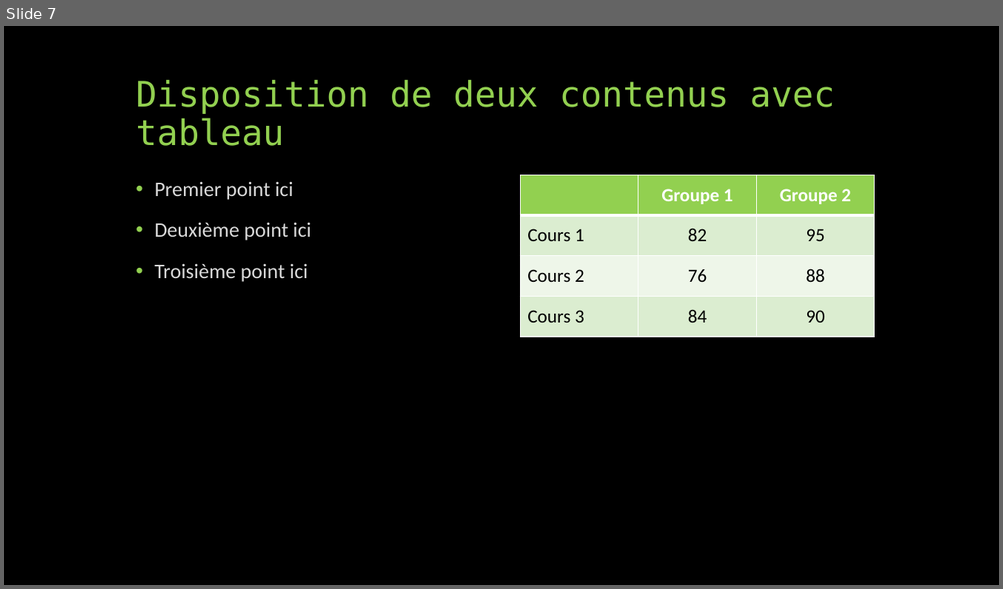
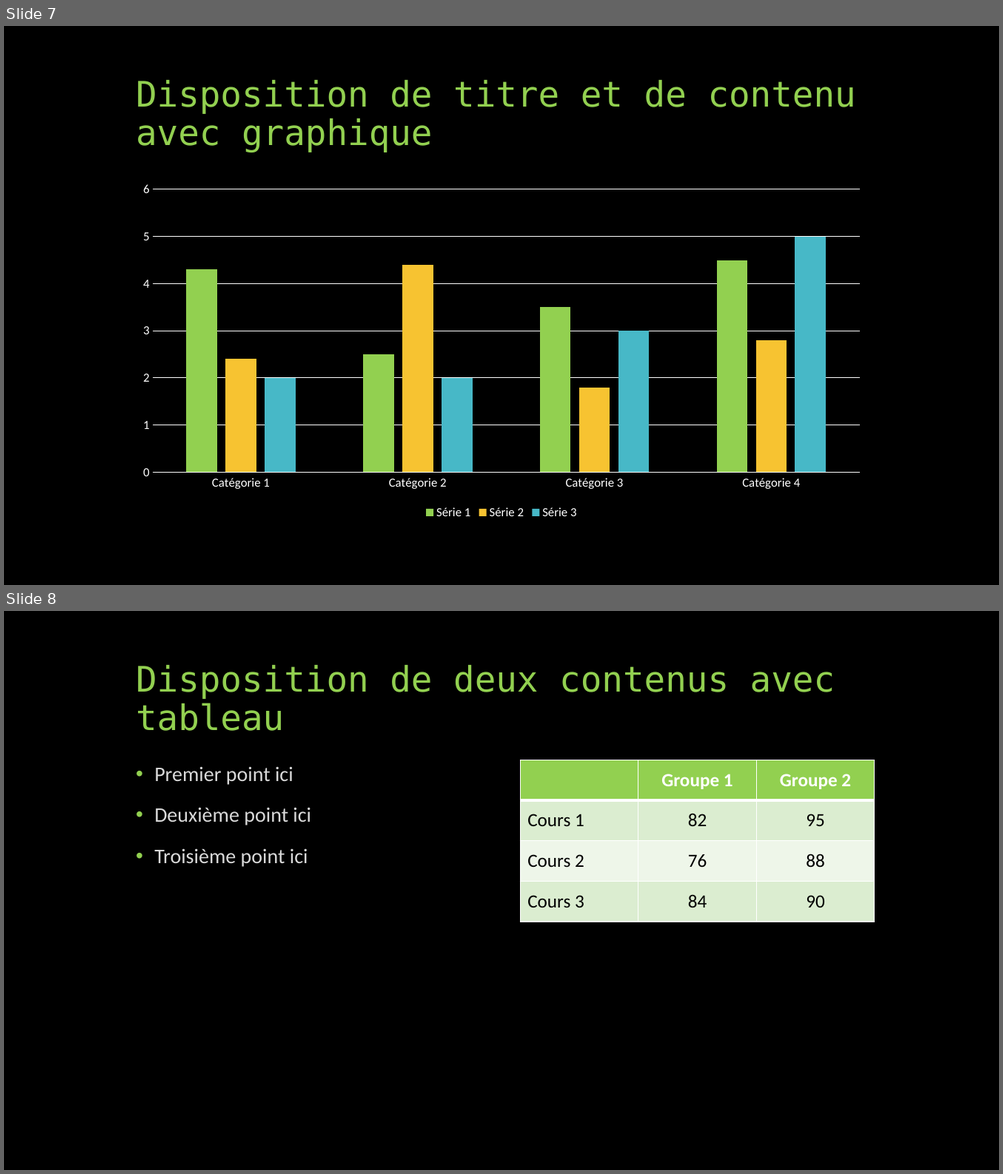
Before and after one commit to webew/testGit, a slide deck: git.pptx. Shown one above the other, each under a label of ours: slide 7 before the commit, slides 7 and 8 after it. The pictures are 1003x589 and 1003x1174 pixels, drawn with LibreOffice and Linux fonts; fonts in the diff are those of the drawing. Boxes give left, top, right and bottom in pixels: in the first picture for what was removed or moved away, otherwise in the second. Text is boxed around its words. In the diff, an @@ line names an element or a change of style, - is before the commit and + after.

```diff
--- a/git.pptx
+++ b/git.pptx
@@ slide 7 added at bbox=[4, 26, 999, 585], background #000000 @@
@@ title added at bbox=[136, 80, 856, 153], 34 pt, text #92D050 @@
+Disposition de titre et de contenu avec graphique
@@ column chart added at bbox=[128, 175, 875, 524] @@
+categories: Catégorie 1, Catégorie 2, Catégorie 3, Catégorie 4
+Série 1: 4.3, 2.5, 3.5, 4.5
+Série 2: 2.4, 4.4, 1.8, 2.8
+Série 3: 2, 2, 3, 5
@@ what was slide 7 is now slide 8 @@
```
Also in this commit, not shown: 7 other slides added, 1 slide removed, 1 other file.
